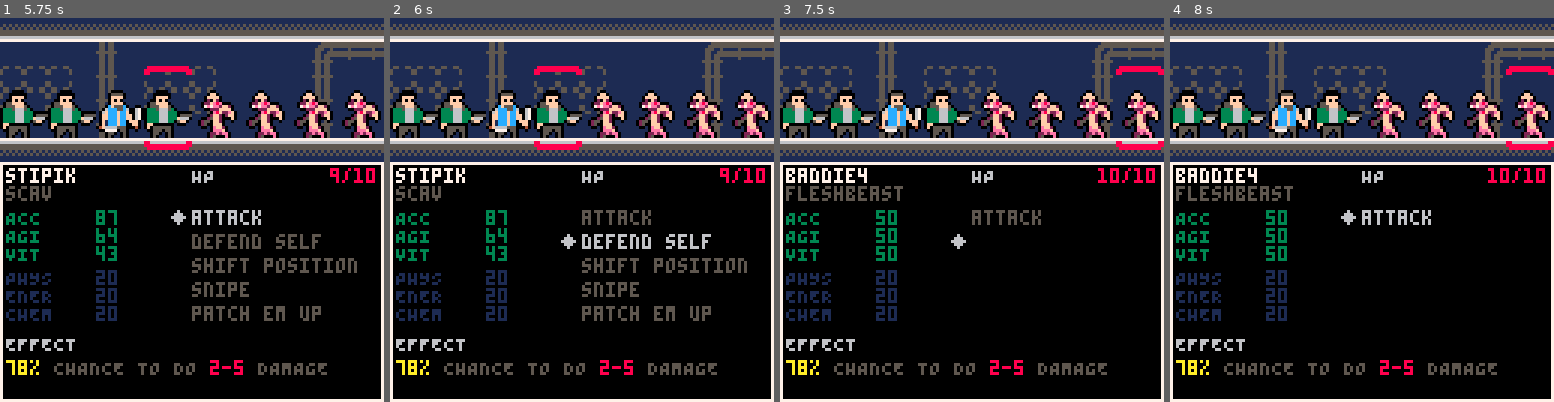
Above: before the commit, frames 1-4 (left to right).
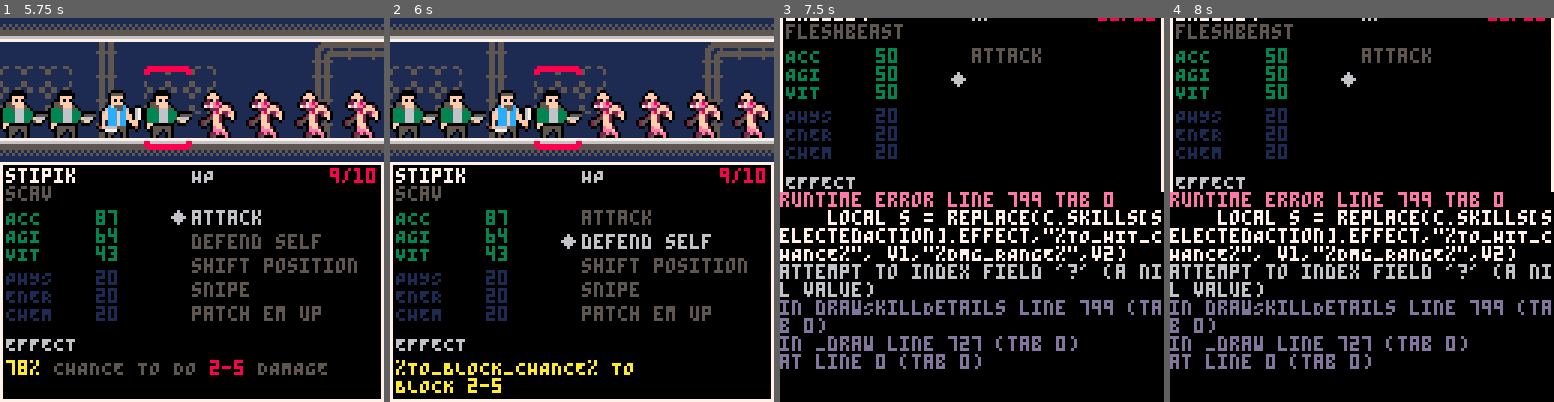
Above: after the commit, the same moments.

Repository: bancliffe/kessler
Game: PICO-8 cartridge kessler.p8
Two runs of this game, one before a commit and one after it. Both use one fixed random seed, a clock stepped at 60 frames per second and the inputs below.
Inputs:
- Up to frame 1 (5.75 s): tap X (X key) at 0.33, 1.07, 1.85, 2.97, 4.08, 5.2 s; tap O (Z key) at 0.7, 1.7, 2.1, 2.5, 2.9, 3.3, 3.7, 4.1, 4.5, 4.9, 5.3, 5.7 s; hold Right 1.6-2.1 s; hold Up 2.15-2.42 s; hold Right 2.47-3.03 s; hold Left 3.08-3.58 s; hold Down 3.63-3.97 s; hold Right 4.02-4.68 s; hold Up 4.73-5.03 s; hold Left 5.08-5.68 s; hold Down from 5.73 s (still down)
- Up to frame 2 (6 s): keep holding Down
- Up to frame 3 (7.5 s): release Down at 6.03 s; hold Right 6.08-6.58 s; tap O (Z key) every 0.4 s from 6.1 to 7.3 s; tap X (X key) at 6.32, 7.43 s; hold Right 6.63-7.13 s; hold Up 7.18-7.45 s
- Up to frame 4 (8 s): hold Right from 7.5 s (still down); tap O (Z key) at 7.7 s

Frame 1 is identical in both runs. In frame 2, 1.8% of the frame differs, in the area x 1-86%, y 89-98%; in frame 3, 51%, in the area x 0-100%, y 0-100%; in frame 4, 51%.
Error after the commit: runtime error line 799 tab 0; local s = replace(c.skills[selectedAction].effect,"%TO_HIT_CHANCE%", v1,"%DMG_RANGE%",v2); attempt to index field '?' (a nil valu…

Commit message:
Fixed Skill descriptions and added releases

Diff:
--- a/screens/screen_combat.lua
+++ b/screens/screen_combat.lua
@@ -34,7 +34,6 @@
   targetchar=-1
   _update=update_combat_chooseAction
   _draw=draw_combat
-
   round=1
 
   -- play battle music
@@ -158,9 +157,13 @@
 
 function drawSkillDetails()
   print("EFFECT", 2, 106,6)
+
   v1,v2 = "78%","2-5"
-  local s = pstr(", \f5CHANCE TO DO \f8,\f5 DAMAGE",v1,v2)
-  print(s,2,114,10)
+  if selectedAction > 0 then
+    local c = characters[selectedchar]
+    local s = replace(c.skills[selectedAction].effect,"%TO_HIT_CHANCE%", v1,"%DMG_RANGE%",v2)
+    print(s,2,114,10)
+  end
 end
 
 function rollInitiative(characters)
--- a/skills/skill.lua
+++ b/skills/skill.lua
@@ -7,7 +7,7 @@
   sprx=0,
   spry=32,
   isFriendly=false,
-  effect="%TO_HIT_CHANCE% TO DO\n%DMG_RANGE% DAMAGE",
+  effect="%TO_HIT_CHANCE% \f5CHANCE TO DO \f8%DMG_RANGE% \f5DAMAGE",
   targets={true,true,true,true},
   onAction=function(characters, actorIndex,targetIndex)
     sfx(0)
--- a/utils.lua
+++ b/utils.lua
@@ -141,3 +141,17 @@
 	end
 	return str
 end
+
+function replace(s,f,r,...)
+	local a,i='',1
+	while s[i] do
+		if sub(s,i,i+#f-1)~=f then
+			a..=s[i]
+			i+=1
+		else
+			a..=r or ''
+			i+=#f
+		end
+	end
+	return ... and replace(a,...) or a
+end
Not shown, added: kessler.bin/kessler.app/Contents/Frameworks/SDL2.framework/Resources/License.txt
Not shown, added: kessler.bin/kessler.app/Contents/Frameworks/SDL2.framework/Resources/ReadMe.txt
Not shown, added: kessler.bin/kessler.app/Contents/Frameworks/SDL2.framework/Versions/A/Resources/License.txt
Not shown, added: kessler.bin/kessler.app/Contents/Frameworks/SDL2.framework/Versions/A/Resources/ReadMe.txt
Not shown, added: kessler.bin/kessler.app/Contents/Frameworks/SDL2.framework/Versions/Current/Resources/License.txt
Not shown, added: kessler.bin/kessler.app/Contents/Frameworks/SDL2.framework/Versions/Current/Resources/ReadMe.txt
Not shown, added: .gitignore
Not shown, added: kessler.bin/kessler.app/Contents/Frameworks/SDL2.framework/.DS_Store
Not shown, added: kessler.bin/kessler.app/Contents/Frameworks/SDL2.framework/Headers/SDL.h
Not shown, added: kessler.bin/kessler.app/Contents/Frameworks/SDL2.framework/Headers/SDL2/SDL.h
Not shown, added: kessler.bin/kessler.app/Contents/Frameworks/SDL2.framework/Headers/SDL2/SDL_assert.h
Not shown, added: kessler.bin/kessler.app/Contents/Frameworks/SDL2.framework/Headers/SDL2/SDL_atomic.h
(and 194 more such lines)
